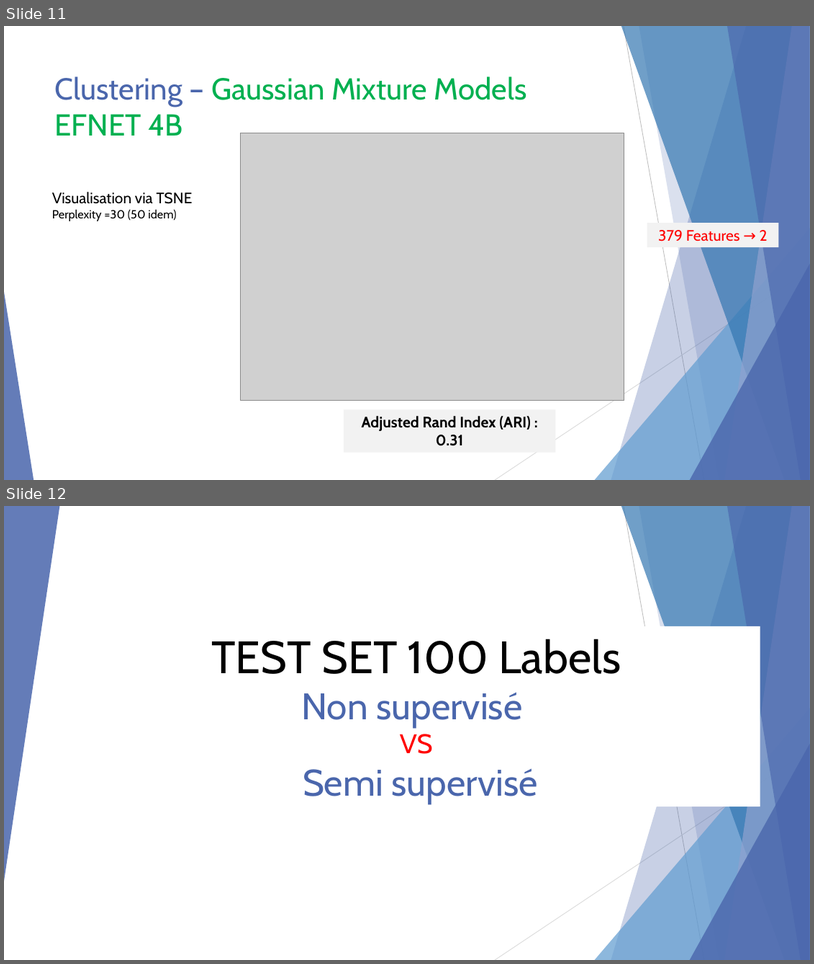
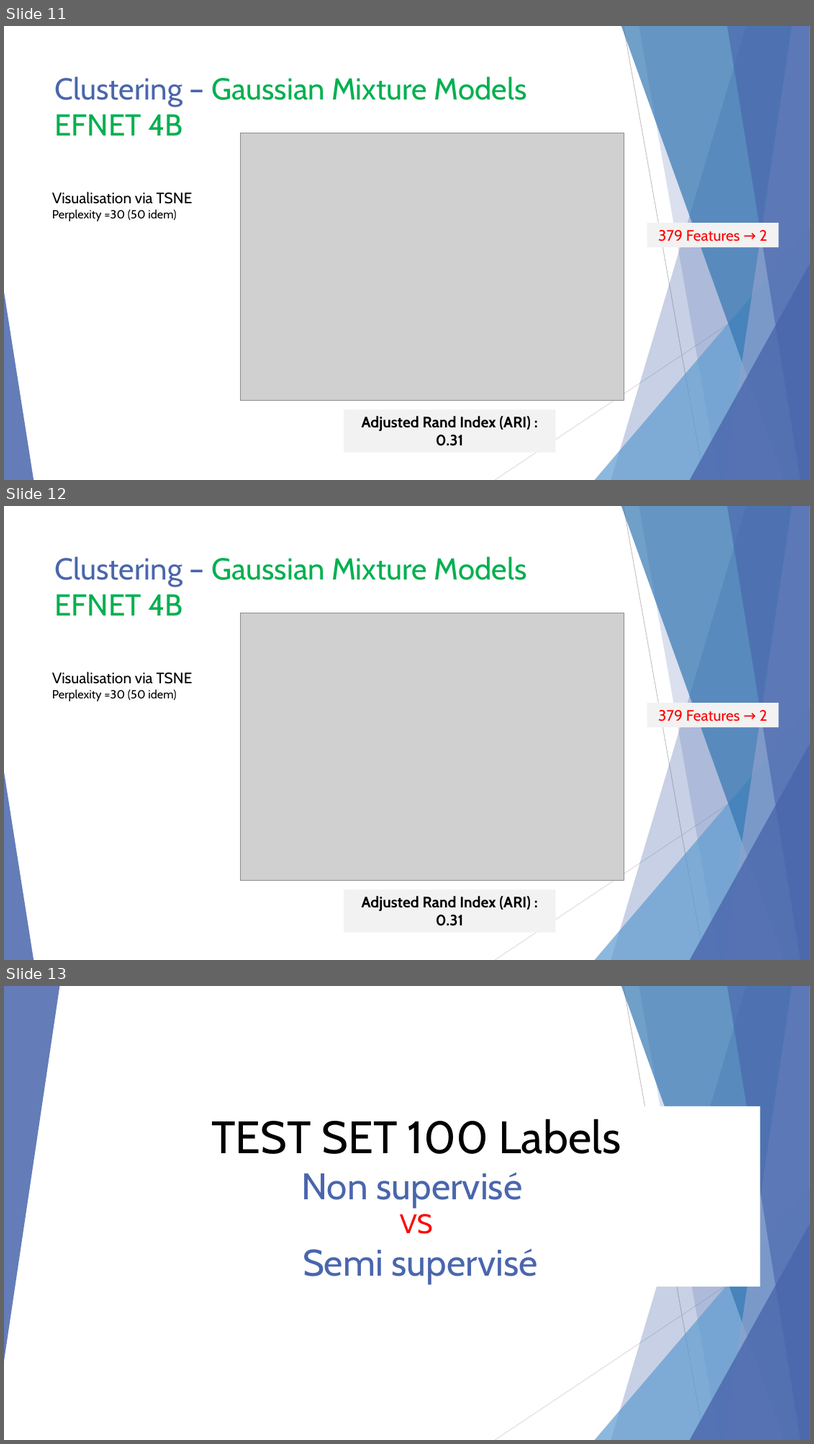
Before and after one commit to KL38/OC_P7_DL_SSL_Brain-Tumor-Detection, a slide deck: Lebayle_Kevin_7_présentation_13.04.26.pptx. Shown one above the other, each under a label of ours: slides 11 and 12 before the commit, slides 11, 12 and 13 after it. The pictures are 814x964 and 814x1444 pixels, drawn with LibreOffice and Linux fonts; fonts in the diff are those of the drawing; grey boxes stand for pictures. Boxes give left, top, right and bottom in pixels: in the first picture for what was removed or moved away, otherwise in the second. Text is boxed around its words. In the diff, an @@ line names an element or a change of style, - is before the commit and + after.

```diff
--- a/Lebayle_Kevin_7_présentation_13.04.26.pptx
+++ b/Lebayle_Kevin_7_présentation_13.04.26.pptx
@@ slide 12 added at (x1=4, y1=506, x2=810, y2=960), background #FFFFFF; not listed: 10 template elements that a slide beside it also shows @@
@@ title added at (x1=55, y1=556, x2=527, y2=615), 36 pt, text #00B050 @@
+Clustering – Gaussian Mixture Models EFNET 4B
@@ picture added at (x1=241, y1=613, x2=625, y2=880) @@
@@ text added at (x1=52, y1=672, x2=193, y2=701), 14 pt, text #000000 @@
+Visualisation via TSNE
+Perplexity =30 (50 idem)
@@ rectangle added at (x1=648, y1=703, x2=779, y2=727), fill #F2F2F2, 18 pt, text #FF0000 @@
+379 Features → 2
@@ rectangle added at (x1=344, y1=890, x2=556, y2=932), fill #F2F2F2, 18 pt, text #000000, bold @@
+Adjusted Rand Index (ARI) : 0.31
@@ what was slide 12 is now slide 13 @@
```
Also in this commit, not shown: 5 slides changed, 35 other files.
